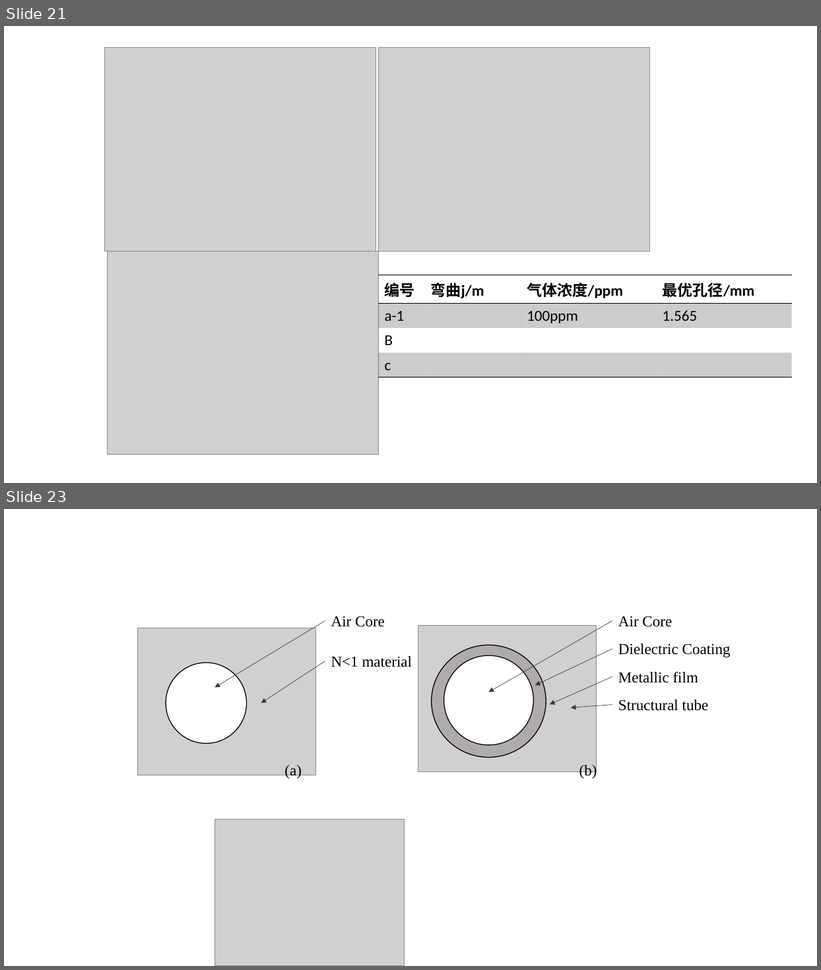
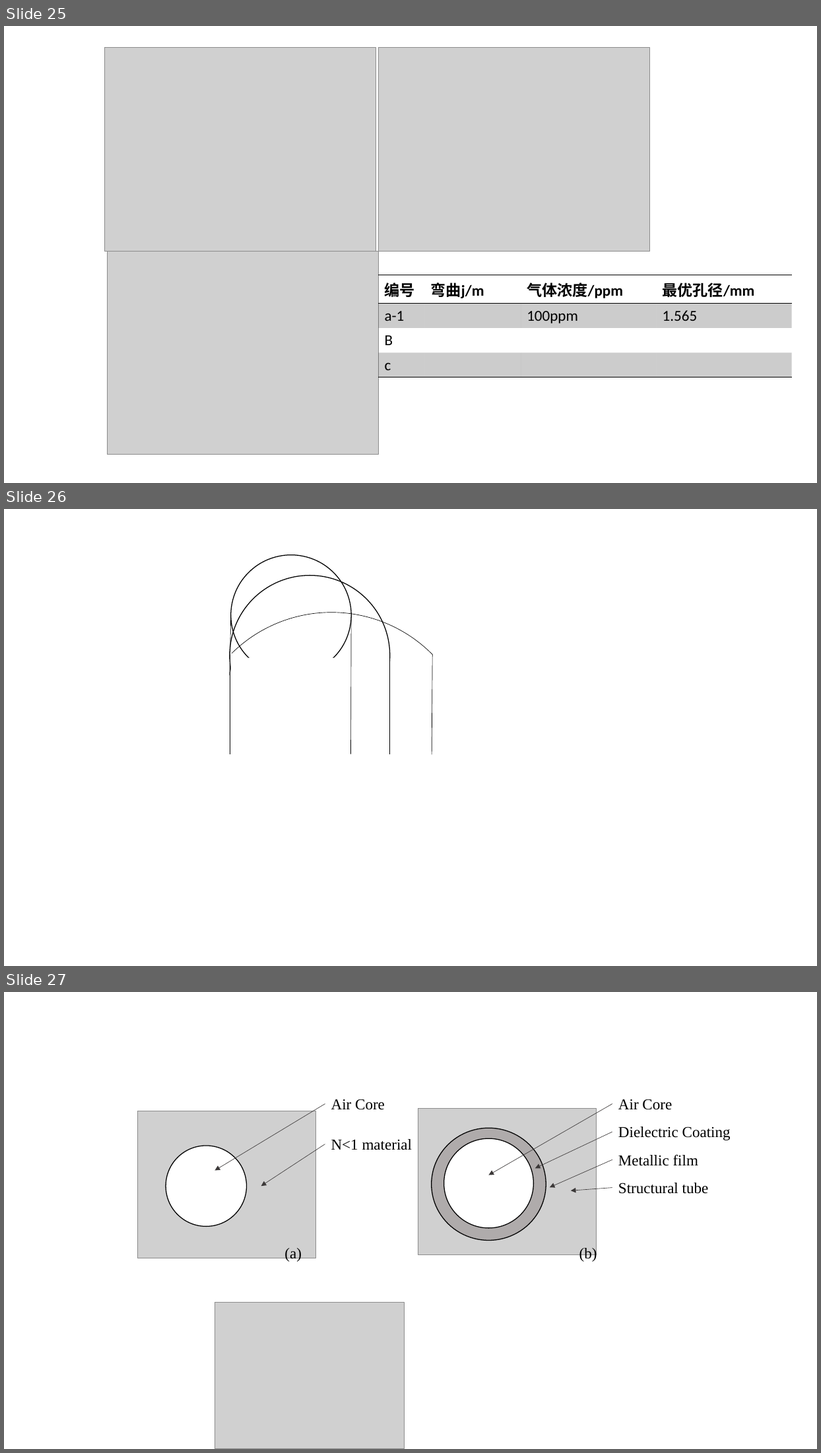
Before and after one commit to alwee021/CV, a slide deck: 毕业论文/论文用图.pptx. Shown one above the other, each under a label of ours: slides 21 and 23 before the commit, slides 25, 26 and 27 after it; the slides between them are not shown. The pictures are 821x970 and 821x1453 pixels, drawn with LibreOffice and Linux fonts; fonts in the diff are those of the drawing; grey boxes stand for pictures. Boxes give left, top, right and bottom in pixels: in the first picture for what was removed or moved away, otherwise in the second. Text is boxed around its words. In the diff, an @@ line names an element or a change of style, - is before the commit and + after.

```diff
--- a/毕业论文/论文用图.pptx
+++ b/毕业论文/论文用图.pptx
@@ slide 26 added at bbox=[4, 509, 817, 966], background #FFFFFF @@
@@ arc (boxed as its full ellipse) added at bbox=[131, 554, 532, 955], outline #000000 0.5 pt @@
@@ ellipse added at bbox=[231, 555, 351, 675], outline #000000 1 pt @@
@@ ellipse added at bbox=[230, 576, 390, 736], outline #000000 1 pt @@
@@ line added from (231, 615) to (230, 675), #000000 0.5 pt @@
@@ line added from (351, 615) to (351, 755), #000000 0.5 pt @@
@@ line added from (230, 656) to (230, 755), #000000 0.5 pt @@
@@ rectangle added at bbox=[231, 658, 389, 768], fill #FFFFFF @@
@@ line added from (390, 656) to (390, 755), #000000 0.5 pt @@
@@ line added from (433, 655) to (432, 755), #000000 0.5 pt @@
@@ what was slide 21 is now slide 25 @@
@@ what was slide 23 is now slide 27 @@
```
Also in this commit, not shown: 2 slides changed, 5 other slides added, 1 slide removed, 25 other files.
